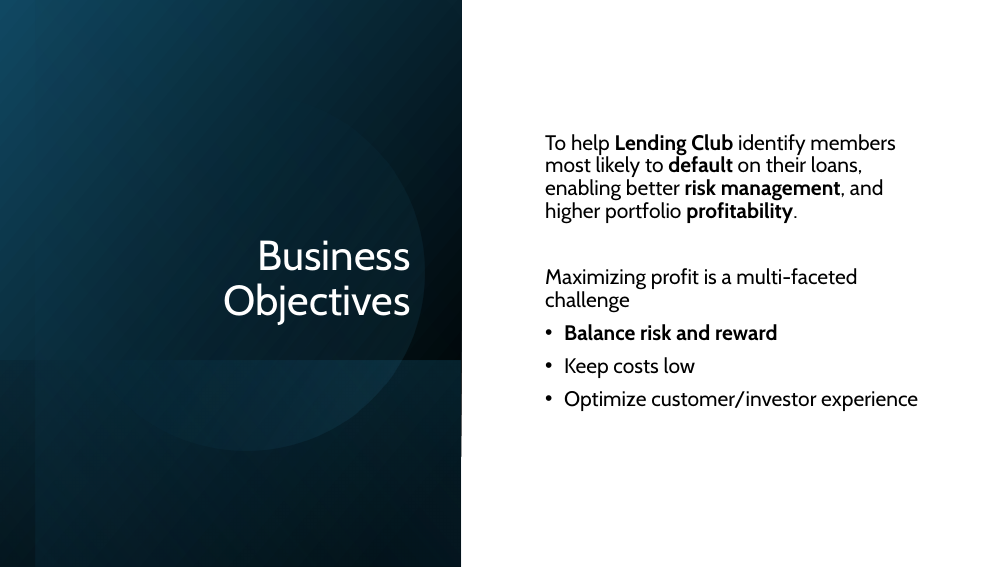
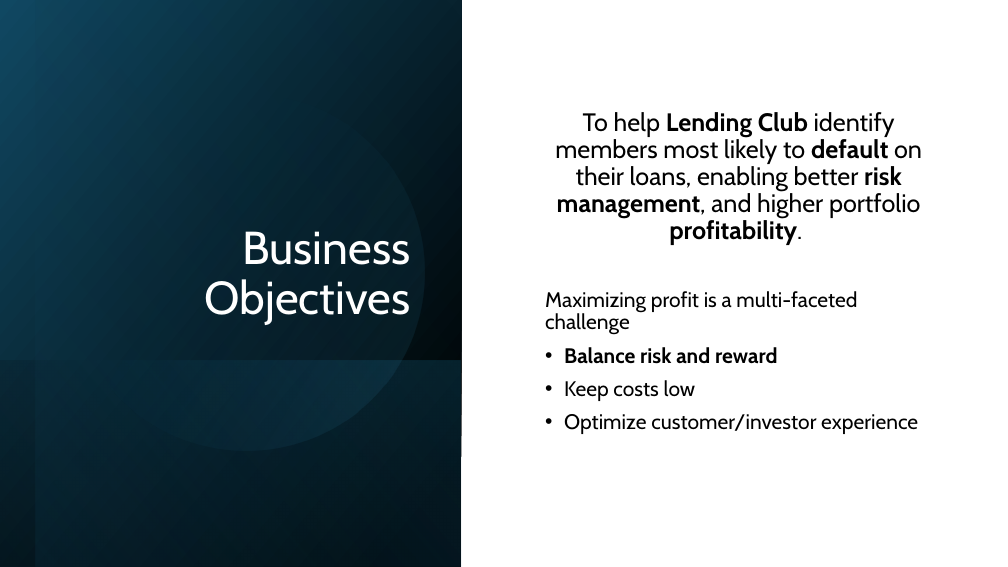
Before and after one commit to mvsundaresan/LendingClub, a slide deck: slide 2 of LendingClubAnalysis.pptx. Drawn at 1008x567 pixels with LibreOffice and Linux fonts; fonts in the diff are those of the drawing. Boxes give left, top, right and bottom in pixels: in the first picture for what was removed or moved away, otherwise in the second. Text is boxed around its words. In the diff, an @@ line names an element or a change of style, - is before the commit and + after.

```diff
--- a/LendingClubAnalysis.pptx
+++ b/LendingClubAnalysis.pptx
@@ title "Business Objectives" at bbox=[205, 231, 411, 325]: size 40 to 44 pt @@
@@ text at bbox=[555, 112, 922, 245]: size 20 to 24 pt in "To help Lending Club identify members most ..."; alignment left to centre @@
```
Also in this commit, not shown: 3 other slides changed, 3 slides added, 3 slides removed.
